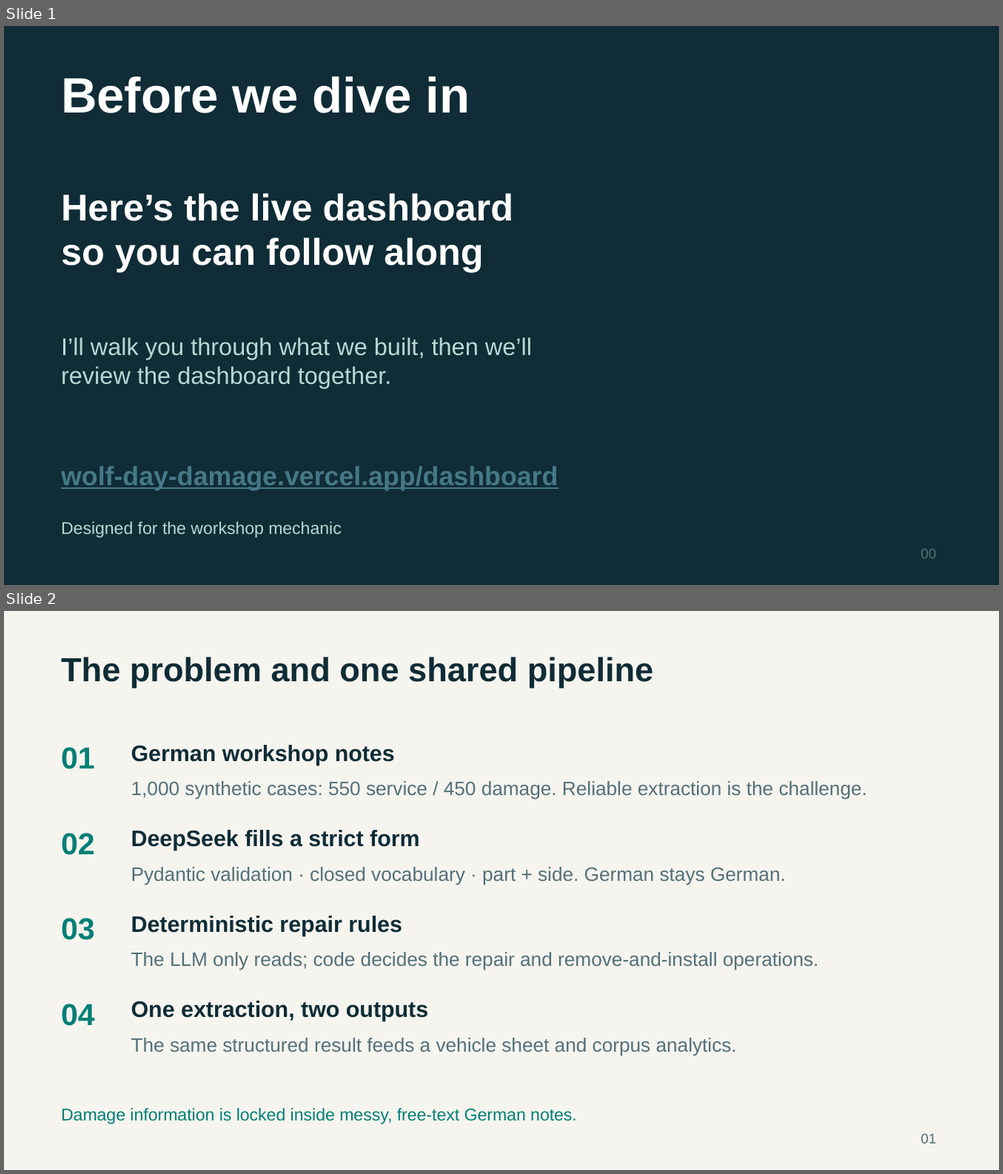
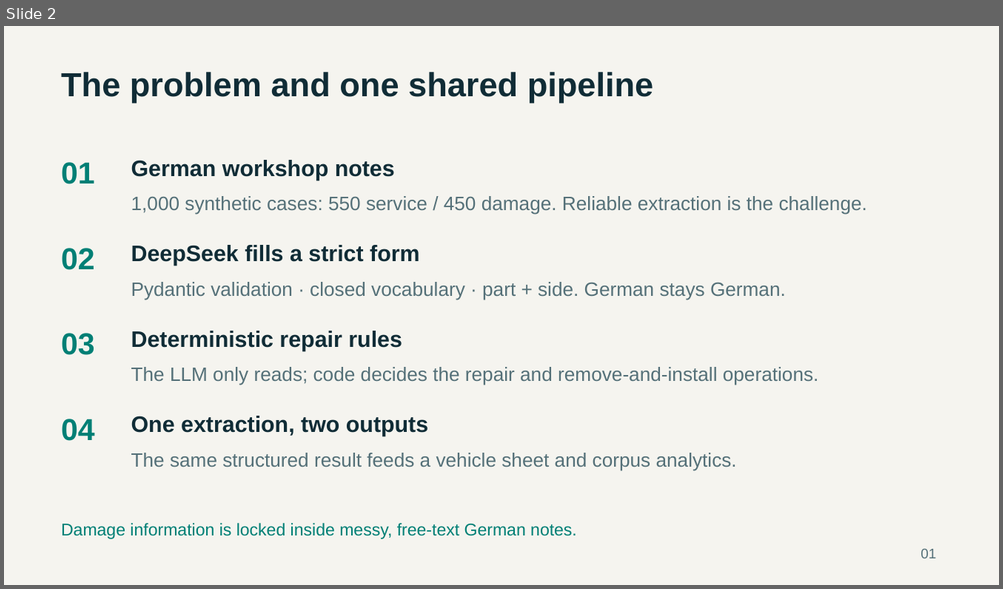
Before and after one commit to fruitsamurai97/wolf-day-damage, a slide deck: Data/Presentation_Hackathon_Damage_Intelligence_EN.pptx. Shown one above the other, each under a label of ours: slides 1 and 2 before the commit, slide 2 after it. The pictures are 1003x1174 and 1003x589 pixels, drawn with LibreOffice and Linux fonts; fonts in the diff are those of the drawing. Boxes give left, top, right and bottom in pixels: in the first picture for what was removed or moved away, otherwise in the second. Text is boxed around its words. In the diff, an @@ line names an element or a change of style, - is before the commit and + after.

```diff
--- a/Data/Presentation_Hackathon_Damage_Intelligence_EN.pptx
+++ b/Data/Presentation_Hackathon_Damage_Intelligence_EN.pptx
@@ slide 1 removed at box(4, 26, 999, 585), background #102C36 @@
@@ text removed at box(61, 76, 470, 113) @@
-Before we dive in
@@ text removed at box(61, 193, 513, 272) @@
-Here’s the live dashboard
-so you can follow along
@@ text removed at box(61, 338, 532, 389) @@
-I’ll walk you through what we built, then we’ll
-review the dashboard together.
@@ text removed at box(61, 466, 558, 491) @@
-wolf-day-damage.vercel.app/dashboard
@@ text removed at box(61, 522, 341, 538) @@
-Designed for the workshop mechanic
@@ text removed at box(920, 549, 936, 559) @@
-00
```
Also in this commit, not shown: 1 slide added, 5 other files.
